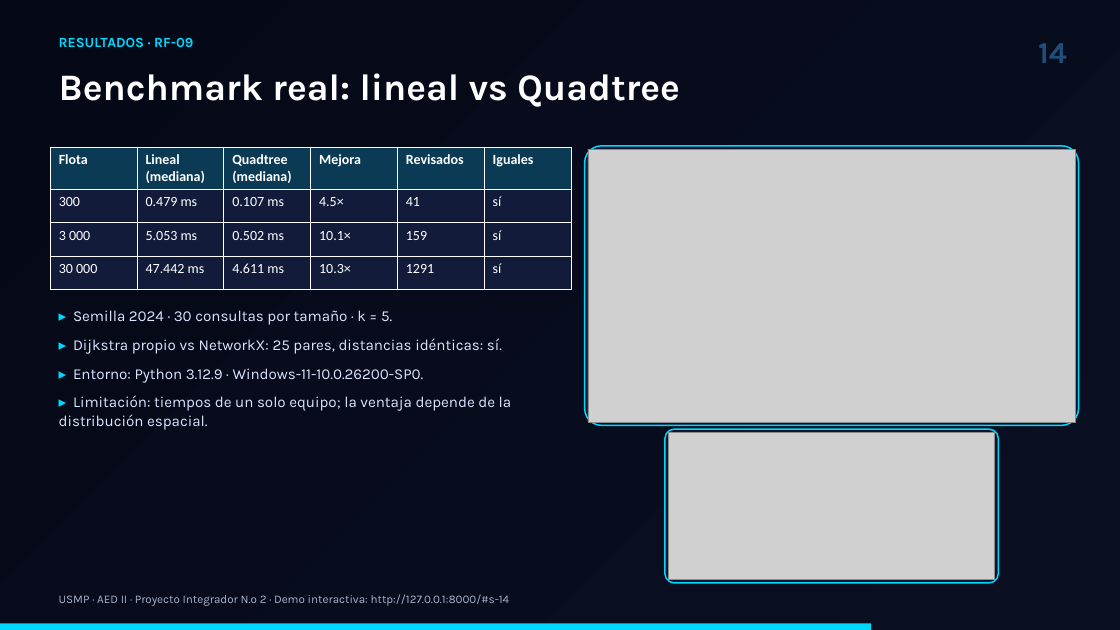
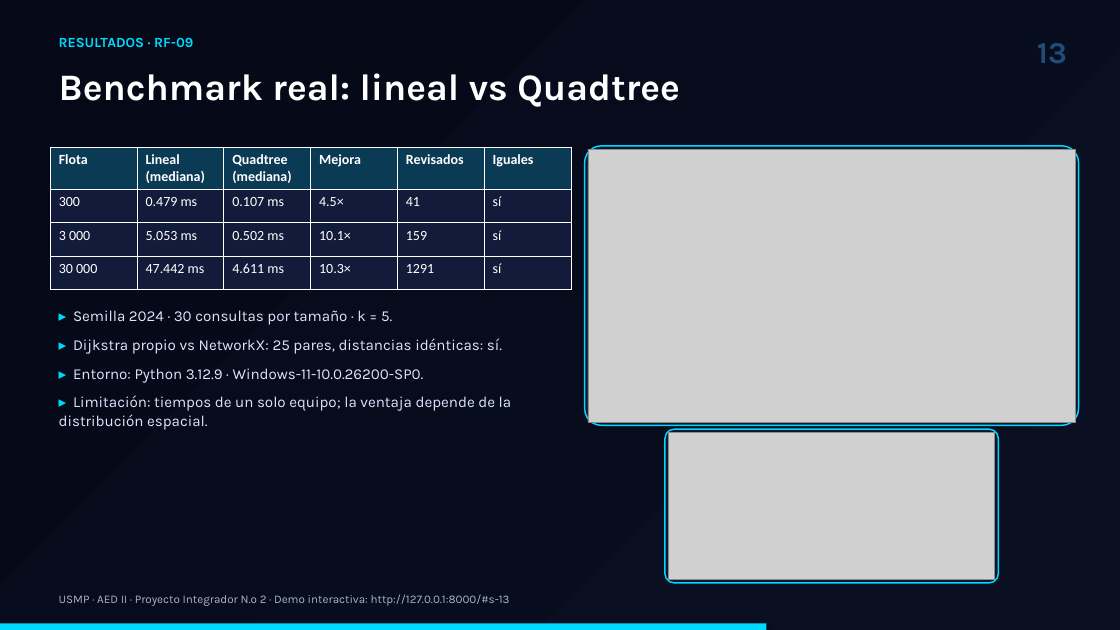
Before and after one commit to Jossesjsj/conductor-cercano-usmp, a slide deck: slide 13 of entregables/Presentacion_Conductor_Cercano_USMP.pptx (slide 14 before the commit). Drawn at 1120x630 pixels with LibreOffice and Linux fonts; fonts in the diff are those of the drawing; grey boxes stand for pictures. Boxes give left, top, right and bottom in pixels: in the first picture for what was removed or moved away, otherwise in the second. Text is boxed around its words. In the diff, an @@ line names an element or a change of style, - is before the commit and + after.

```diff
--- a/entregables/Presentacion_Conductor_Cercano_USMP.pptx
+++ b/entregables/Presentacion_Conductor_Cercano_USMP.pptx
@@ text at (x1=1037, y1=43, x2=1067, y2=63): text changed @@
-14
+13
@@ text at (x1=59, y1=594, x2=510, y2=606): text changed @@
-USMP · AED II · Proyecto Integrador N.º 2 · Demo interactiva: http://127.0.0.1:8000/#s-14
+USMP · AED II · Proyecto Integrador N.º 2 · Demo interactiva: http://127.0.0.1:8000/#s-13
@@ rectangle resized from (x1=0, y1=623, x2=871, y2=630) to (x1=0, y1=623, x2=766, y2=630) @@
```
Also in this commit, not shown: 16 other slides changed, 2 slides added, 1 slide removed, 38 other files.
